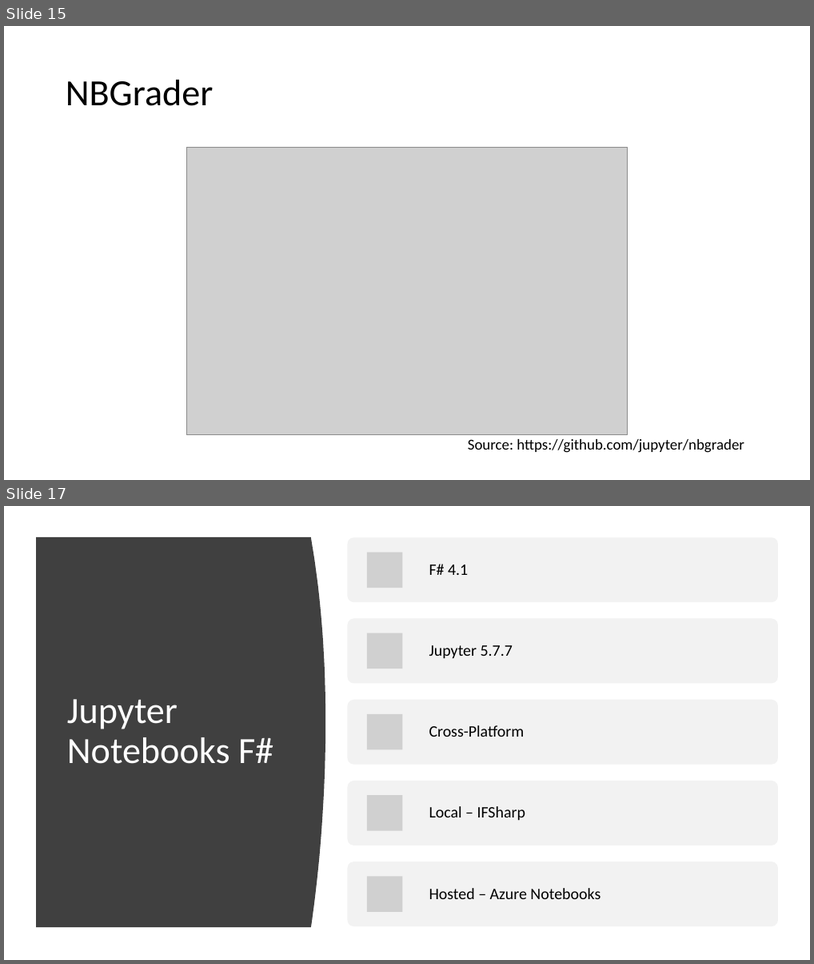
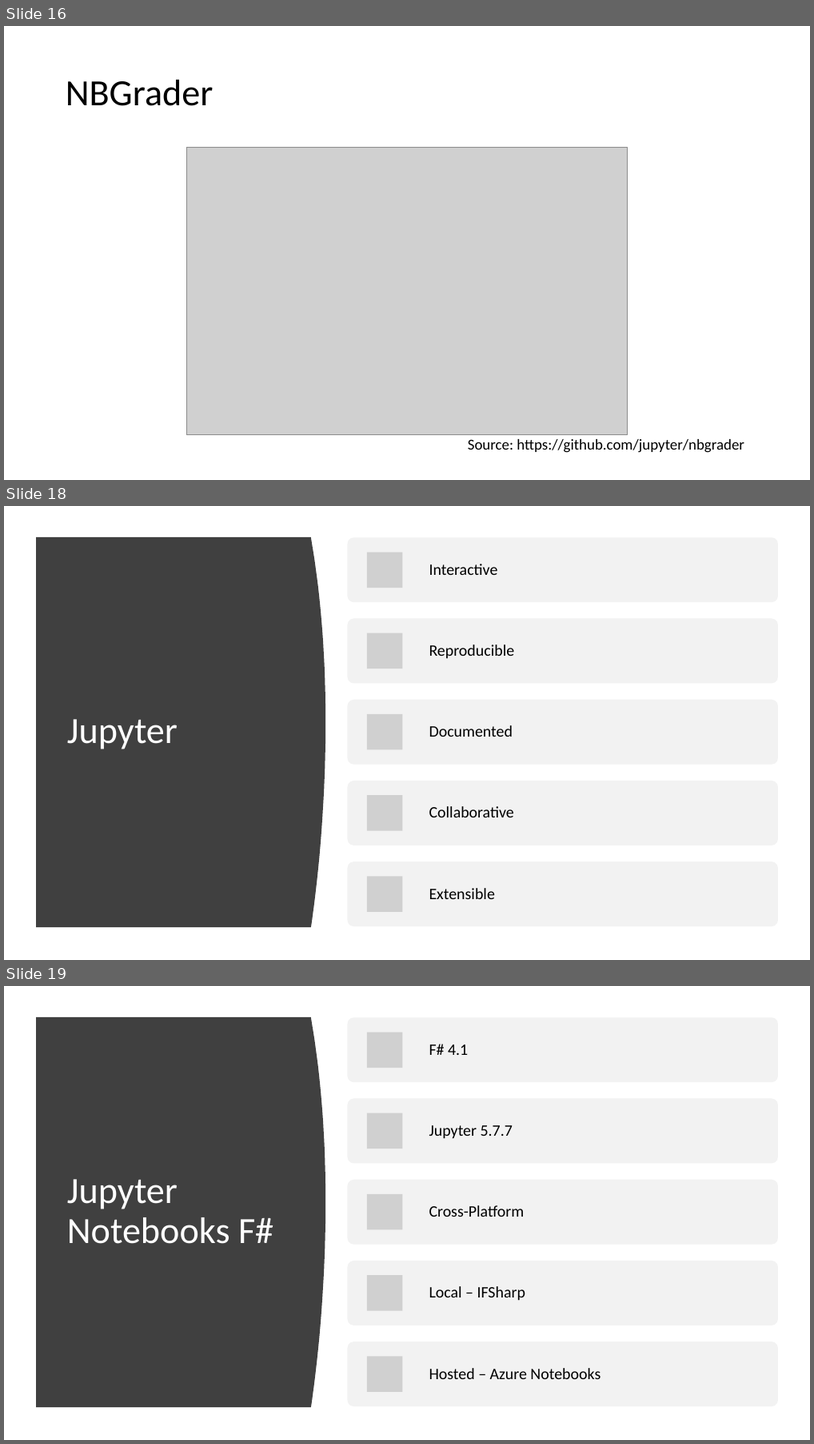
Before and after one commit to lqdev/Presentations, a slide deck: SouthernFriedFSharp2019/slides/GettingStartedFsJupyterNotebooks.pptx. Shown one above the other, each under a label of ours: slides 15 and 17 before the commit, slides 16, 18 and 19 after it; the slides between them are not shown. The pictures are 814x964 and 814x1444 pixels, drawn with LibreOffice and Linux fonts; fonts in the diff are those of the drawing; grey boxes stand for pictures. Boxes give left, top, right and bottom in pixels: in the first picture for what was removed or moved away, otherwise in the second. Text is boxed around its words. In the diff, an @@ line names an element or a change of style, - is before the commit and + after.

```diff
--- a/SouthernFriedFSharp2019/slides/GettingStartedFsJupyterNotebooks.pptx
+++ b/SouthernFriedFSharp2019/slides/GettingStartedFsJupyterNotebooks.pptx
@@ slide 18 added at (4,506,810,960), background #FFFFFF @@
@@ freeform shape added at (36,537,326,927), fill #404040 @@
@@ title added at (67,719,178,749), 44 pt, text #FFFFFF @@
+Jupyter
@@ group added at (348,537,778,927): 5 rounded rectangles, 5 pictures, 5 texts @@
+Interactive
+Reproducible
+Documented
+Collaborative
+Extensible
@@ what was slide 15 is now slide 16 @@
@@ what was slide 17 is now slide 19 @@
```
Also in this commit, not shown: 6 slides changed, 2 other slides added, 27 other files.
